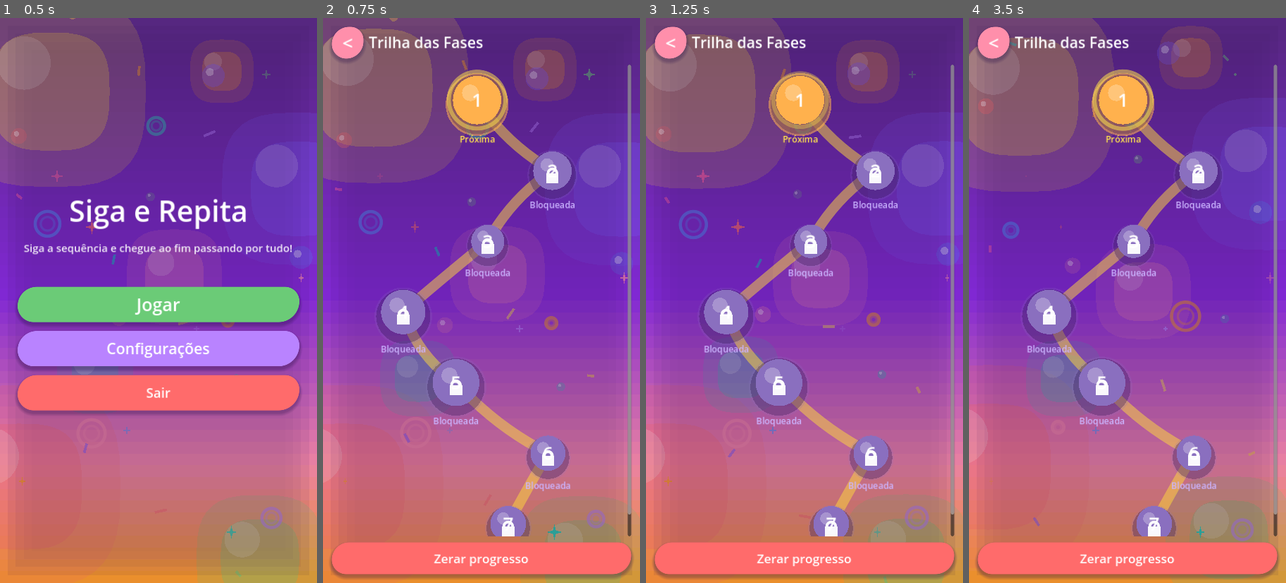
Above: before the commit, frames 1-4 (left to right).
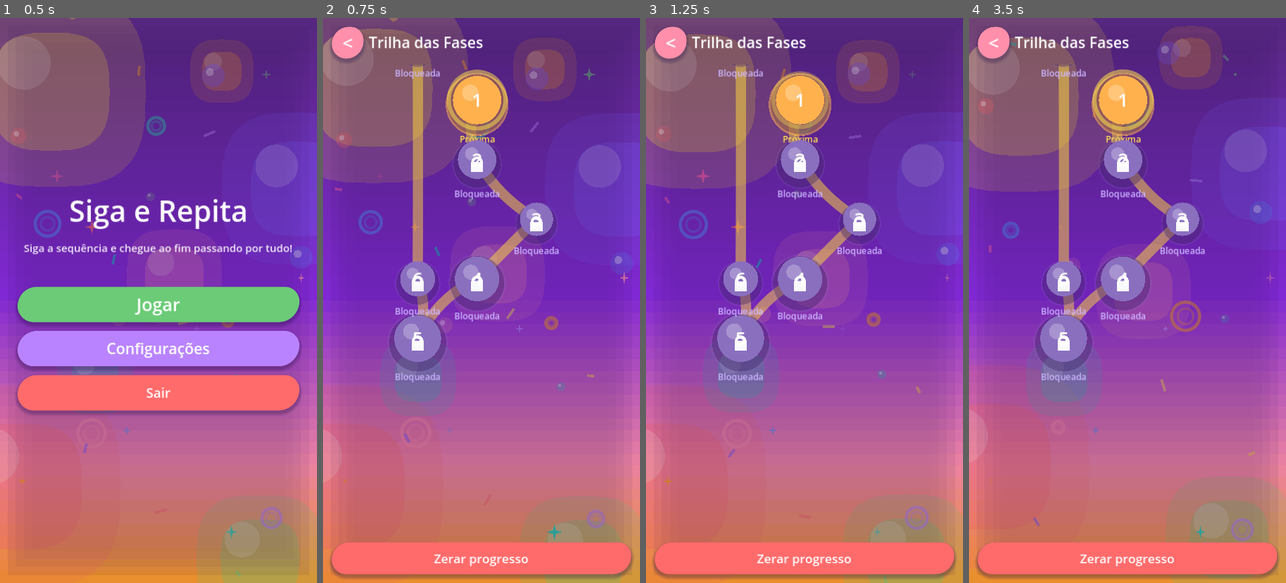
Above: after the commit, the same moments.

Repository: robertoaraujomf/Amarelo-Game-Siga-E-Repita
Game: Godot game, scene res://scenes/ui/MainMenu.tscn
The game is run twice, just before and just after one commit, with the same random seed, the same clock (stepped at 60 frames per second) and the same inputs.
Inputs (mouse positions are in pixels of both pictures, inside the frame that each line leads up to):
- Up to frame 1 (0.5 s): no input
- Up to frame 2 (0.75 s): click "Jogar" at 0.5 s
- Up to frame 3 (1.25 s): no input
- Up to frame 4 (3.5 s): move the mouse to (1197, 272) at 1.27 s; hold Right (move_right) 1.28-2 s; click (1197, 272) at 1.42 s; drag from (1064, 328) to (1111, 413) at 2.02 s; move the mouse to (1159, 176) at 2.77 s; hold Right (move_right) from 2.78 s (still down)

Frame 1 is identical in both runs. In frame 2, 15% of the frame differs, in the area x 16-98%, y 8-92%; in frame 3, 15%; in frame 4, 15%.

Commit message:
feat: varia o caminho da trilha de fases sem cruzamentos

Diff:
--- a/scripts/ui/LevelTrail.gd
+++ b/scripts/ui/LevelTrail.gd
@@ -9,6 +9,12 @@
 const TOP_PAD := 80.0
 const SPACING := 160.0
 const DESIGN_W := 660.0
+const TRAIL_STEP := 135.0
+const TRAIL_MIN_NODE_DIST := 118.0
+const TRAIL_DIRS := [
+	Vector2(1, 0), Vector2(-1, 0), Vector2(0, 1), Vector2(0, -1),
+	Vector2(1, 1), Vector2(-1, 1), Vector2(1, -1), Vector2(-1, -1),
+]
 
 var _entries: Array = []
 var _time := 0.0
@@ -20,12 +26,10 @@
 		c.queue_free()
 
 	var n := levels.size()
+	var positions := _generate_trail_positions(n)
 	for i in n:
 		var id := int(levels[i].get("id", i + 1))
-		var t := float(i)
-		var pos := Vector2(
-			DESIGN_W * 0.5 + sin(t * 1.5) * DESIGN_W * 0.26,
-			TOP_PAD + t * SPACING)
+		var pos: Vector2 = positions[i] if i < positions.size() else Vector2(DESIGN_W * 0.5, TOP_PAD + float(i) * SPACING)
 		var status := "open"
 		if progress != null:
 			status = progress.level_status(id)
@@ -44,8 +48,79 @@
 		btn.pressed.connect(func() -> void: selected.emit(lid))
 		add_child(btn)
 
-	custom_minimum_size = Vector2(DESIGN_W, TOP_PAD * 2.0 + maxf(0.0, float(n - 1)) * SPACING)
+	var max_y := TOP_PAD
+	for pos in positions:
+		max_y = maxf(max_y, pos.y)
+	custom_minimum_size = Vector2(DESIGN_W, max_y + TOP_PAD * 1.5)
 	queue_redraw()
+
+
+
+func _generate_trail_positions(n: int) -> Array[Vector2]:
+	var rng := RandomNumberGenerator.new()
+	rng.seed = 987654321
+	var pts: Array[Vector2] = []
+	if n <= 0:
+		return pts
+	var cur := Vector2(DESIGN_W * 0.5, TOP_PAD)
+	pts.append(cur)
+	var segments: Array = []
+	var margin := 72.0
+	var y_min := TOP_PAD - 180.0
+	var y_max := TOP_PAD + float(n + 6) * SPACING
+	for i in range(1, n):
+		var placed := false
+		for _t in range(50):
+			var dir: Vector2 = TRAIL_DIRS[rng.randi_range(0, TRAIL_DIRS.size() - 1)]
+			var length := rng.randi_range(1, 5)
+			var cand := cur + dir * (float(length) * TRAIL_STEP)
+			if cand.x < margin or cand.x > DESIGN_W - margin:
+				continue
+			if cand.y < y_min or cand.y > y_max:
+				continue
+			var ok := true
+			for p in pts:
+				if p.distance_to(cand) < TRAIL_MIN_NODE_DIST:
+					ok = false
+					break
+			if not ok:
+				continue
+			var seg_ok := true
+			for seg in segments:
+				if _segments_intersect(cur, cand, seg["a"], seg["b"]):
+					seg_ok = false
+					break
+			if not seg_ok:
+				continue
+			segments.append({"a": cur, "b": cand})
+			pts.append(cand)
+			cur = cand
+			placed = true
+			break
+		if not placed:
+			var cand := cur + Vector2(0.0, TRAIL_STEP)
+			if cand.x < margin:
+				cand.x = margin
+			if cand.x > DESIGN_W - margin:
+				cand.x = DESIGN_W - margin
+			segments.append({"a": cur, "b": cand})
+			pts.append(cand)
+			cur = cand
+	return pts
+
+
+func _segments_intersect(p1: Vector2, p2: Vector2, p3: Vector2, p4: Vector2) -> bool:
+	var d1 := _cross(p3, p4, p1)
+	var d2 := _cross(p3, p4, p2)
+	var d3 := _cross(p1, p2, p3)
+	var d4 := _cross(p1, p2, p4)
+	if ((d1 > 0.0 and d2 < 0.0) or (d1 < 0.0 and d2 > 0.0)) and ((d3 > 0.0 and d4 < 0.0) or (d3 < 0.0 and d4 > 0.0)):
+		return true
+	return false
+
+
+func _cross(a: Vector2, b: Vector2, c: Vector2) -> float:
+	return (b.x - a.x) * (c.y - a.y) - (b.y - a.y) * (c.x - a.x)
 
 
 func _process(delta: float) -> void:
